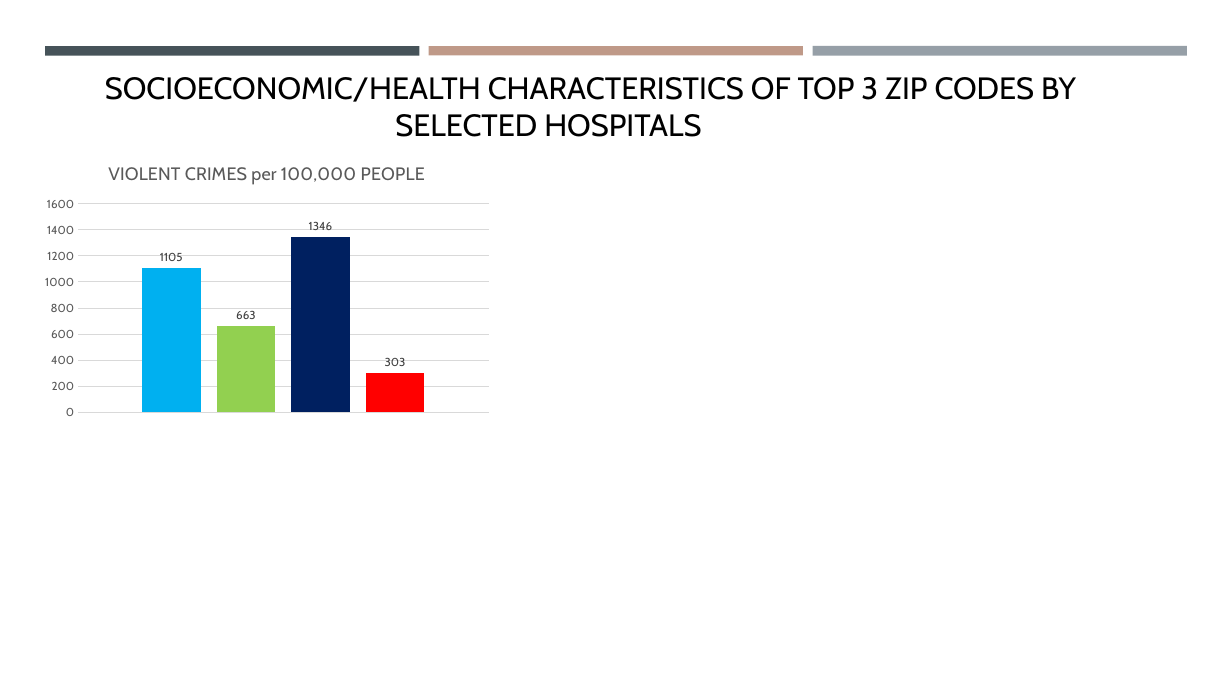
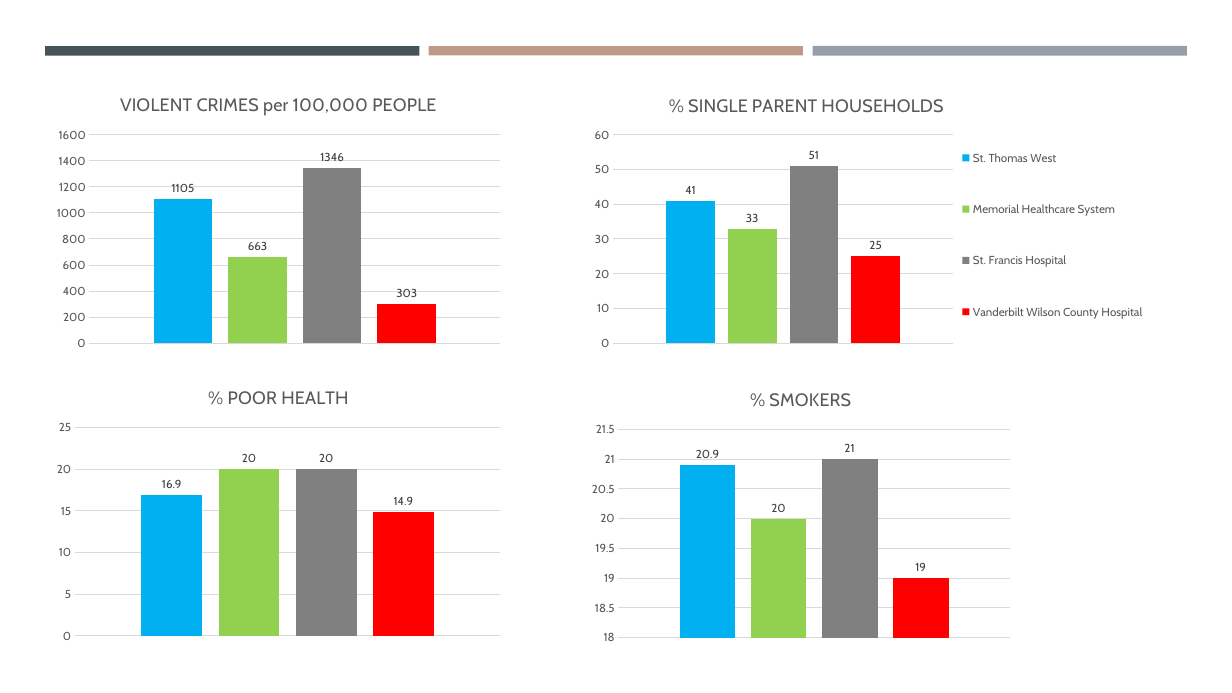
Before and after one commit to tammscaley73/CAPSTONE_SDoH-Impact-on-Hospital-Readmissions, a slide deck: slide 7 of The Impact of Social Determinants of Health on [Autosaved].pptm (slide 13 before the commit). Drawn at 1232x693 pixels with LibreOffice and Linux fonts; fonts in the diff are those of the drawing. Boxes give left, top, right and bottom in pixels: in the first picture for what was removed or moved away, otherwise in the second. Text is boxed around its words. In the diff, an @@ line names an element or a change of style, - is before the commit and + after.

```diff
--- a/The Impact of Social Determinants of Health on [Autosaved].pptm
+++ b/The Impact of Social Determinants of Health on [Autosaved].pptm
@@ column chart at [48, 79, 510, 356] @@
@@ colour of Series 3 #002060 to #808080 @@
@@ column chart: place and size @@
-column chart at [36, 148, 498, 425]
+column chart at [48, 79, 510, 356]
@@ text removed at [105, 77, 1076, 137] @@
-SOCIOECONOMIC/HEALTH CHARACTERISTICS OF TOP 3 ZIP CODES BY
-SELECTED HOSPITALS
@@ column chart added at [583, 79, 1160, 356] @@
+title "% SINGLE PARENT HOUSEHOLDS "
+categories: 1
+St. Thomas West: 41
+Memorial Healthcare System: 33
+St. Francis Hospital : 51
+Vanderbilt Wilson County Hospital: 25
@@ column chart added at [48, 372, 510, 649] @@
+title "% POOR HEALTH "
+categories: 1
+Series 1: 16.9
+Series 2: 20
+Series 3: 20
+Series 4: 14.9
@@ column chart added at [583, 373, 1019, 651] @@
+title "% SMOKERS "
+categories: 1
+Series 1: 20.9
+Series 2: 20
+Series 3: 21
+Series 4: 19
```
Also in this commit, not shown: 6 other slides changed, 12 slides added.
